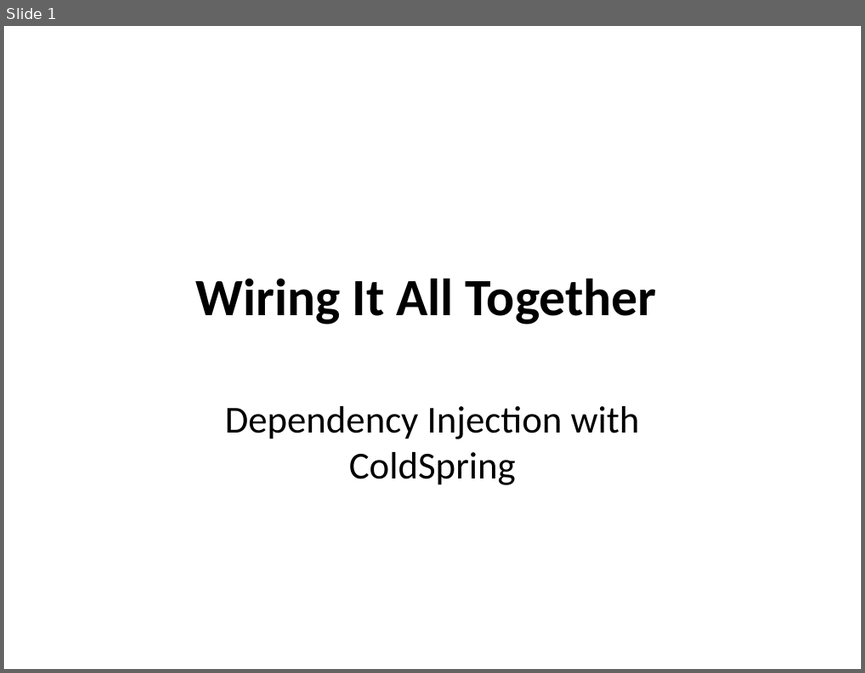
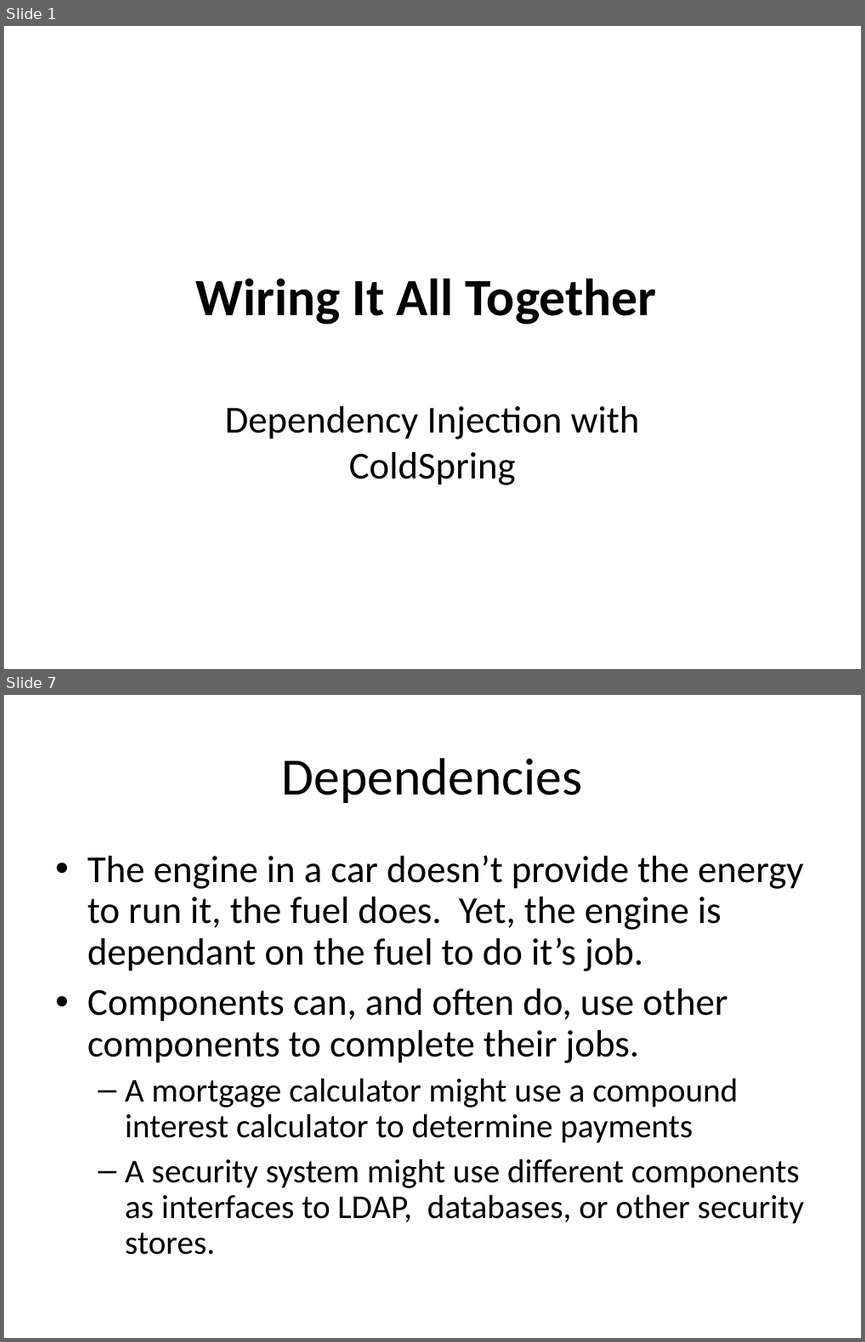
Before and after one commit to dhughes/OldPresentations, a slide deck: Trunk/Model-Glue 3 Day For Teratech/documents/Wiring It All Together.ppt. Shown one above the other, each under a label of ours: slide 1 before the commit, slides 1 and 7 after it; the slides between them are not shown. The pictures are 865x673 and 865x1342 pixels, drawn with LibreOffice and Linux fonts; fonts in the diff are those of the drawing; background and template pictures are left out. Boxes give left, top, right and bottom in pixels: in the first picture for what was removed or moved away, otherwise in the second. Text is boxed around its words. In the diff, an @@ line names an element or a change of style, - is before the commit and + after.

```diff
--- a/Trunk/Model-Glue 3 Day For Teratech/documents/Wiring It All Together.ppt
+++ b/Trunk/Model-Glue 3 Day For Teratech/documents/Wiring It All Together.ppt
@@ slide 7 added at (4,695,861,1338), background picture (left out) @@
@@ title added at (282,758,583,803), 44 pt, text #000000 @@
+Dependencies
@@ text added at (87,855,804,1254), 32 pt, text #000000 @@
+• The engine in a car doesn’t provide the energy to run it, the fuel does. Yet, the engine is dependant on the fuel to do it’s job.
+• Components can, and often do, use other components to complete their jobs.
+  – A mortgage calculator might use a compound interest calculator to determine payments
+  – A security system might use different components as interfaces to LDAP, databases, or other security stores.
```
Also in this commit, not shown: 25 other slides added, 1 slide removed, 13 other files.
